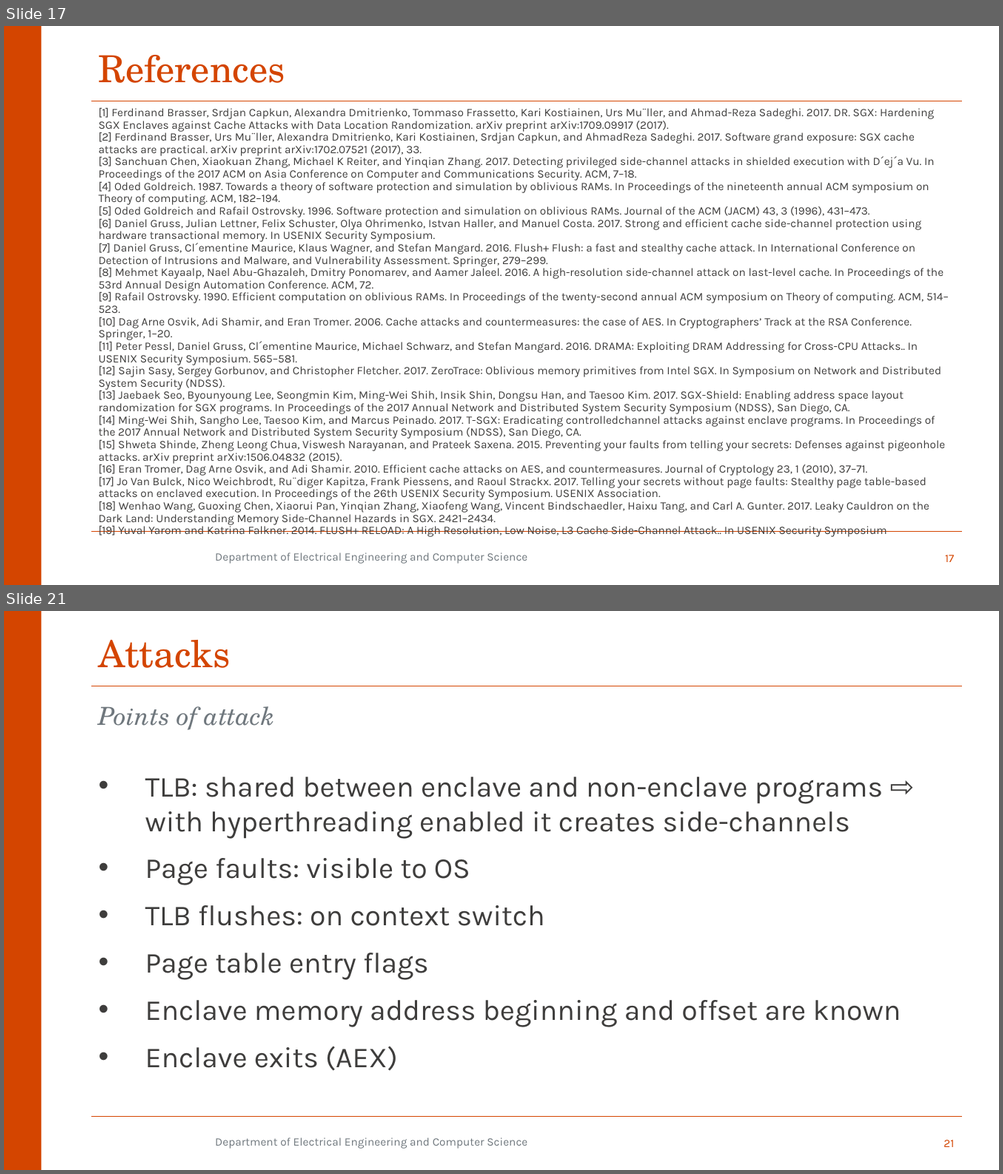
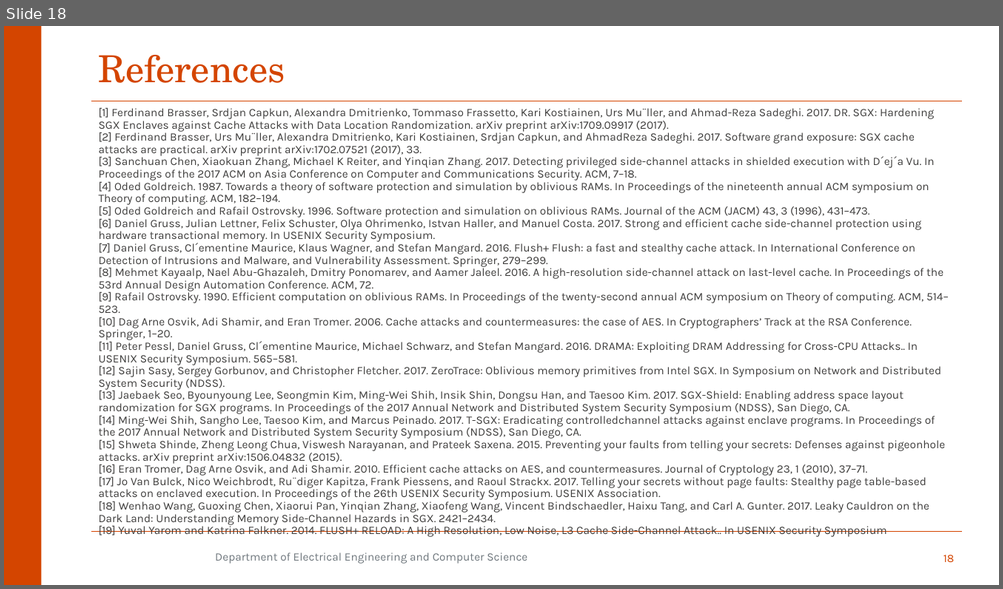
Before and after one commit to aminfallahi/A-Survey-on-SGX-Enclave-Privileged-Side-Channel-Attacks, a slide deck: Presentation/qe2.pptx. Shown one above the other, each under a label of ours: slides 17 and 21 before the commit, slide 18 after it; the slides between them are not shown. The pictures are 1003x1174 and 1003x589 pixels, drawn with LibreOffice and Linux fonts; fonts in the diff are those of the drawing; background and template pictures are left out. Boxes give left, top, right and bottom in pixels: in the first picture for what was removed or moved away, otherwise in the second. Text is boxed around its words. In the diff, an @@ line names an element or a change of style, - is before the commit and + after.

```diff
--- a/Presentation/qe2.pptx
+++ b/Presentation/qe2.pptx
@@ slide 21 removed at bbox=[4, 611, 999, 1170], background #FFFFFF; not listed: 3 template elements that a slide beside it also shows @@
@@ title removed at bbox=[99, 640, 230, 668] @@
-Attacks
@@ text removed at bbox=[99, 706, 275, 730] @@
-Points of attack
@@ text removed at bbox=[145, 777, 901, 1071] @@
-• TLB: shared between enclave and non-enclave programs ⇨ with hyperthreading enabled it creates side-channels
-• Page faults: visible to OS
-• TLB flushes: on context switch
-• Page table entry flags
-• Enclave memory address beginning and offset are known
-• Enclave exits (AEX)
@@ text removed at bbox=[215, 1138, 527, 1149] @@
-Department of Electrical Engineering and Computer Science
@@ page number removed at bbox=[943, 1140, 953, 1147] @@
-21
@@ what was slide 17 is now slide 18 @@
@@ page number at bbox=[943, 555, 954, 562]: text changed @@
-17
+18
```
Also in this commit, not shown: 6 slides changed, 3 other slides removed.
